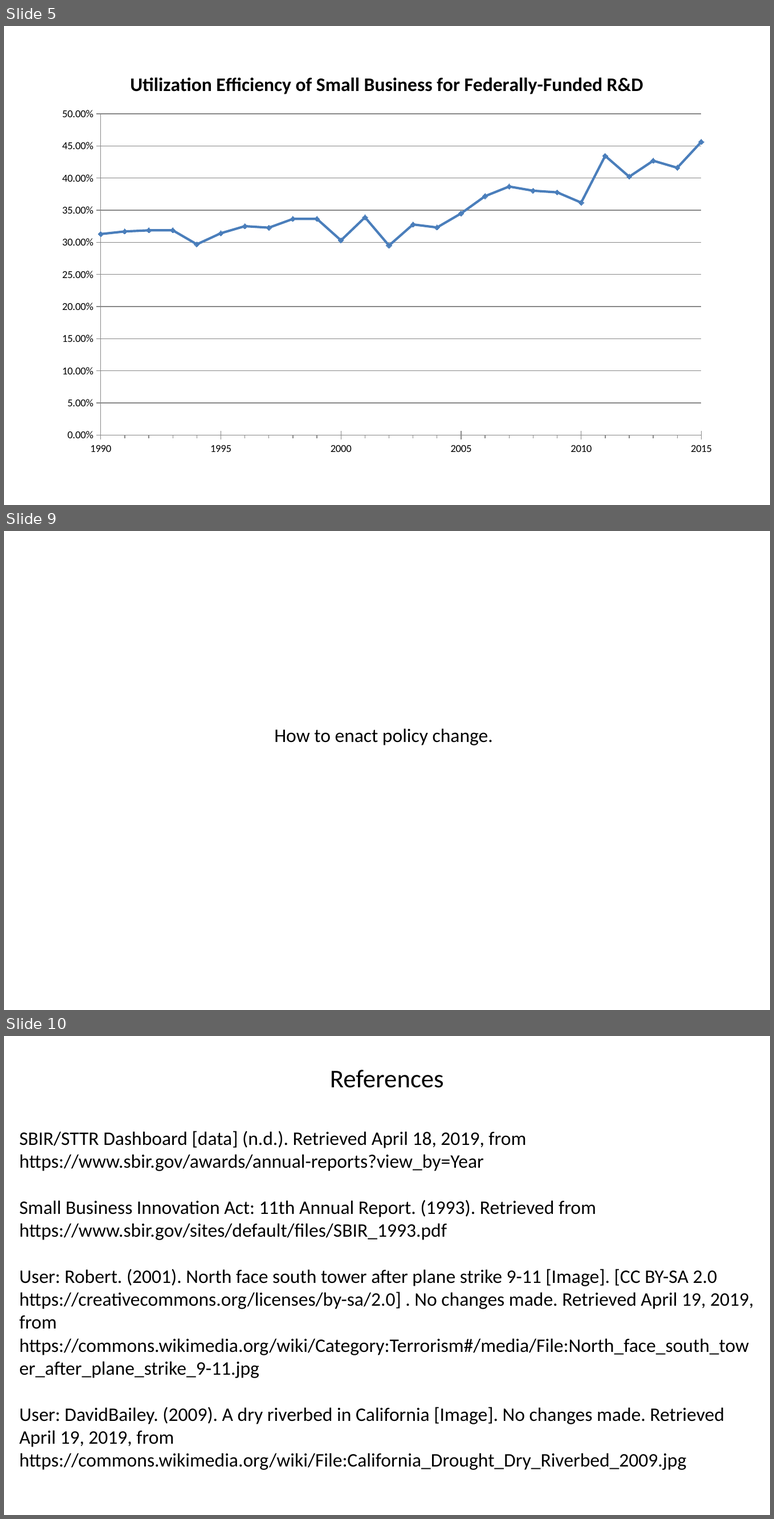
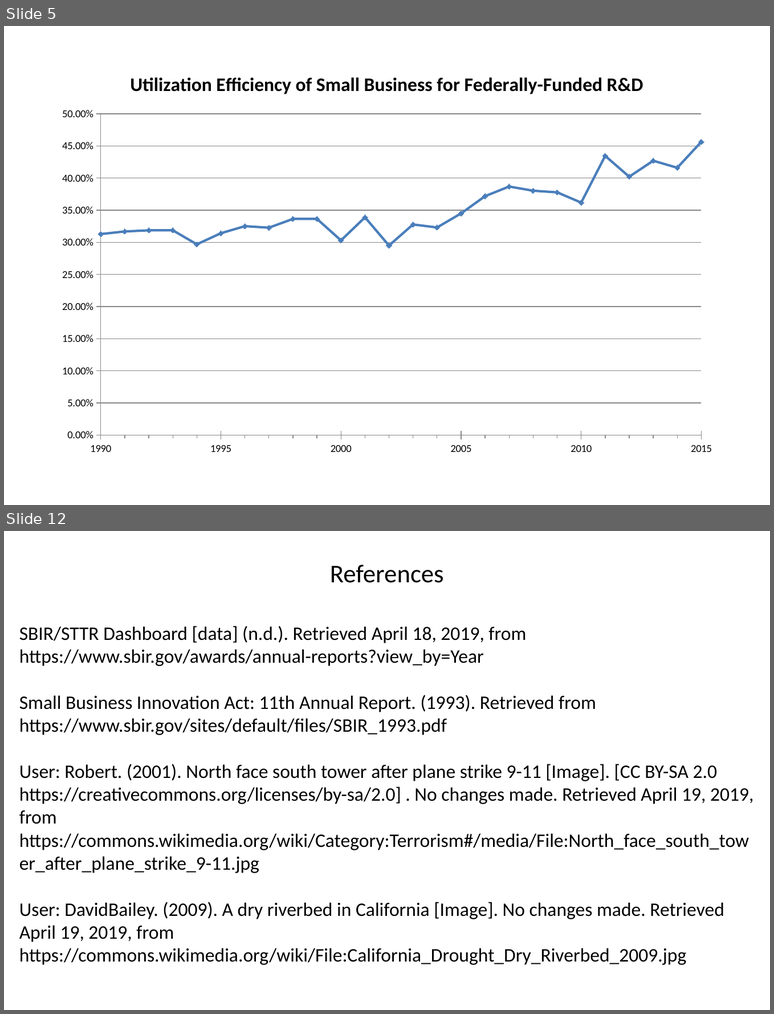
Before and after one commit to SLU-Courses-Townes/POLS6310, a slide deck: FinalProject/Docs/Townes_POLS6310_2019_Spring_FinalProject_Presentation_v00.pptx. Shown one above the other, each under a label of ours: slides 5, 9 and 10 before the commit, slides 5 and 12 after it; the slides between them are not shown. The pictures are 774x1519 and 774x1014 pixels, drawn with LibreOffice and Linux fonts; fonts in the diff are those of the drawing. Boxes give left, top, right and bottom in pixels: in the first picture for what was removed or moved away, otherwise in the second. Text is boxed around its words. In the diff, an @@ line names an element or a change of style, - is before the commit and + after.

```diff
--- a/FinalProject/Docs/Townes_POLS6310_2019_Spring_FinalProject_Presentation_v00.pptx
+++ b/FinalProject/Docs/Townes_POLS6310_2019_Spring_FinalProject_Presentation_v00.pptx
@@ slide 9 removed at box(4, 531, 770, 1010), background #FFFFFF @@
@@ text removed at box(274, 728, 493, 745) @@
-How to enact policy change.
@@ what was slide 10 is now slide 12 @@
```
Also in this commit, not shown: 4 slides changed, 7 slides added, 1 other slide removed.
